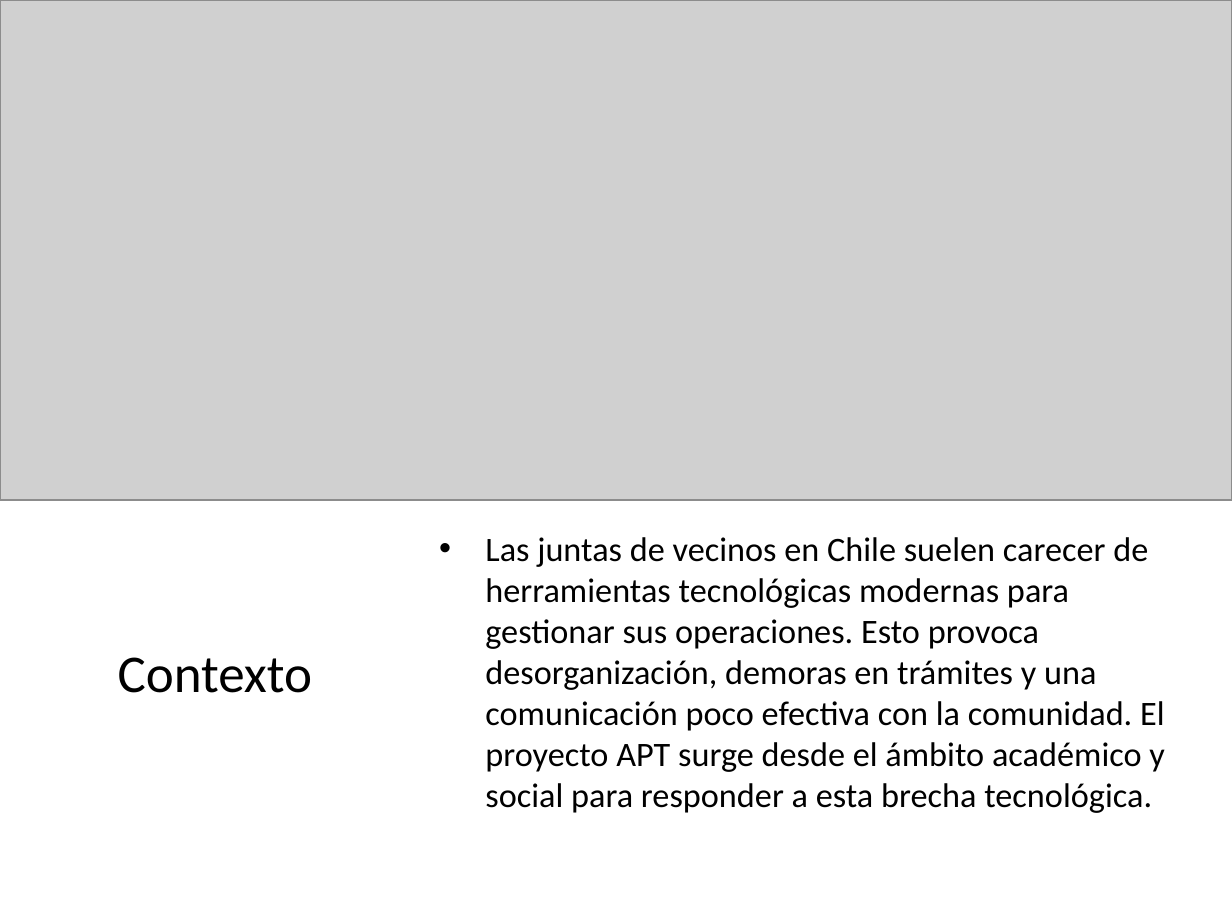
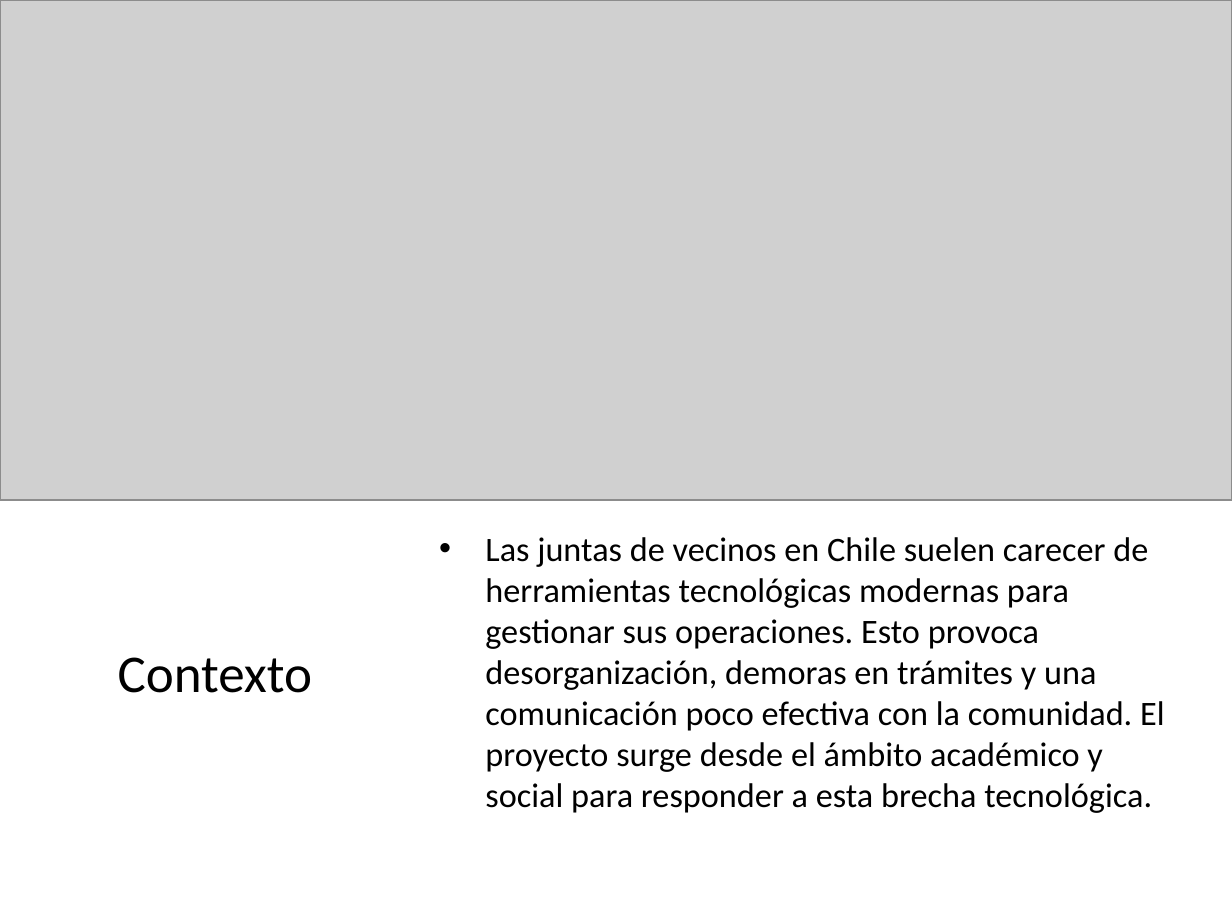
Before and after one commit to DalizC/PTY4614, a slide deck: slide 2 of Equipo 09/Fase 2/Evidencias Proyecto/Presentacion.pptx. Drawn at 1232x924 pixels with LibreOffice and Linux fonts; fonts in the diff are those of the drawing; grey boxes stand for pictures. Boxes give left, top, right and bottom in pixels: in the first picture for what was removed or moved away, otherwise in the second. Text is boxed around its words. In the diff, an @@ line names an element or a change of style, - is before the commit and + after.

```diff
--- a/Equipo 09/Fase 2/Evidencias Proyecto/Presentacion.pptx
+++ b/Equipo 09/Fase 2/Evidencias Proyecto/Presentacion.pptx
@@ text at (485, 537, 1165, 813): text changed @@
-• Las juntas de vecinos en Chile suelen carecer de herramientas tecnológicas modernas para gestionar sus operaciones. Esto provoca desorganización, demoras en trámites y una comunicación poco efectiva con la comunidad. El proyecto APT surge desde el ámbito académico y social para responder a esta brecha tecnológica.
+• Las juntas de vecinos en Chile suelen carecer de herramientas tecnológicas modernas para gestionar sus operaciones. Esto provoca desorganización, demoras en trámites y una comunicación poco efectiva con la comunidad. El proyecto surge desde el ámbito académico y social para responder a esta brecha tecnológica.
```
Also in this commit, not shown: 4 other slides changed.
